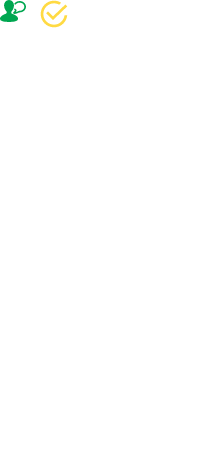
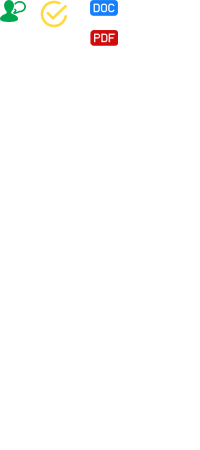
Two versions of the same layered image (200×450). Layer-by-layer changes:
added layer "Layer 23" above "Layer 22" over [90, 30, 118, 46]
added layer "Layer 22" above "Layer 21" over [90, 0, 118, 16]
